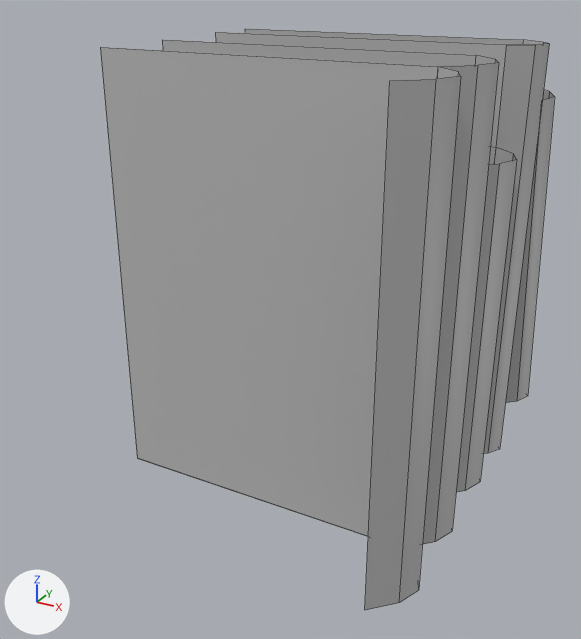
Renders of the FBX model PFA/Assets/GA/Modé et Mat/SM_Book03.fbx from each side of a commit.
Both versions are drawn from a camera (50 mm lens) standing at (0.475, -0.873, 0.607) and looking at (0.025, -0.054, 0.197). Every picture has the same lights, and +X, +Y and +Z are marked at lower left. Mesh edges are drawn as thin lines. Where no turn or scale is listed for an object, it has been applied to the vertices.
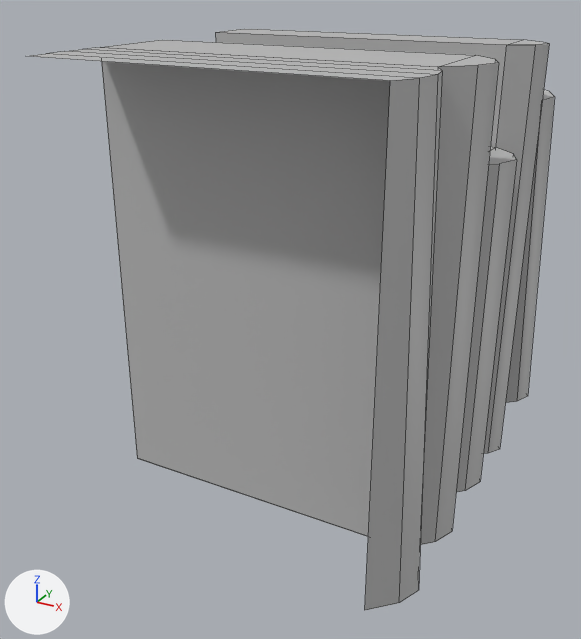
The change, as a diff of the scene's bpy script:
```diff
--- a/PFA/Assets/GA/Modé et Mat/SM_Book03.fbx.py
+++ b/PFA/Assets/GA/Modé et Mat/SM_Book03.fbx.py
@@ me_mesh @@
 # used by ob_polysurface632; location = (0.0, 0.0, 0.0)
-me_mesh.from_pydata(...)  # 68 vertices, 29 faces; spans x -0.147..0.273, y -0.278..0.278, z -0.001..0.528
+me_mesh.from_pydata(...)  # 72 vertices, 41 faces; spans x -0.147..0.273, y -0.278..0.278, z -0.001..0.528
+# me_mesh part 1
+# 4 vertices move from x 0.235..0.273, y -0.278..-0.196, z 0.526 to x 0.235..0.254, y -0.277..-0.196, z 0.526
+# 4 vertices are added at (-0.147, -0.276, 0.526), (-0.147, -0.223, 0.526), (-0.147, -0.25, 0.526), (-0.147, -0.196, 0.526)
+# 12 new faces join them
 me_mesh.materials.append(mat_lambert1)
```

Boxes (x1, y1, x2, y2) around the edits, measured in the pictures (581 x 639 px):
'polySurface632', reshaped (15% wider): before (100, 29, 555, 610); after (30, 29, 555, 610)
part 1 of me_mesh, built on: before (365, 67, 461, 610); after (30, 29, 555, 610)
